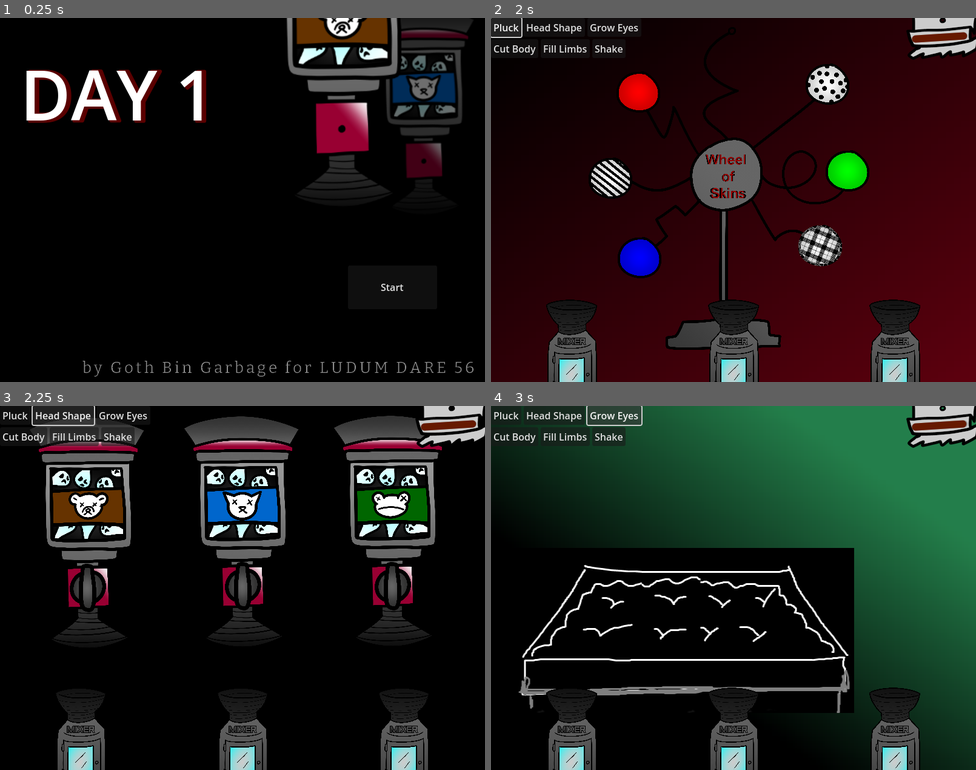
Above: before the commit, frames 1-4 (two rows, left to right).
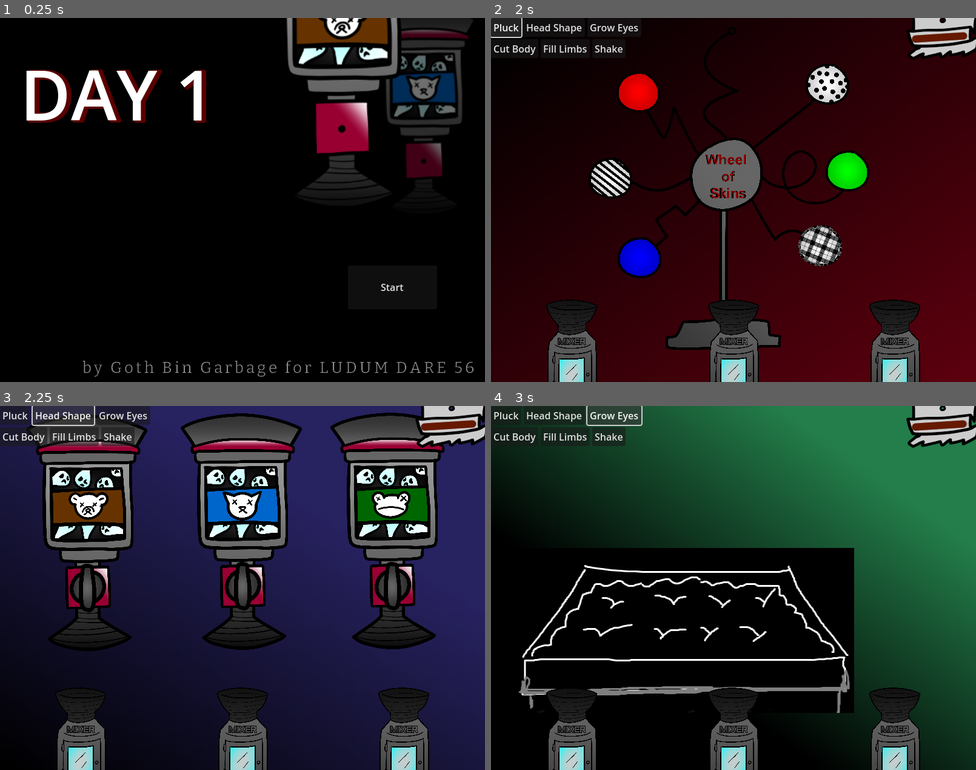
Above: after the commit, the same moments.

Repository: Goth-Bin-Garbage/build_a_dready_bear.swf
Game: Godot game, scene res://main.tscn
The game is run twice, just before and just after one commit, with the same random seed, the same clock (stepped at 60 frames per second) and the same inputs.
Inputs:
- Up to frame 1 (0.25 s): no input
- Up to frame 2 (2 s): click "Start" at 0.5 s; click "Pluck" at 1.25 s
- Up to frame 3 (2.25 s): click "Head Shape" at 2 s
- Up to frame 4 (3 s): click "Grow Eyes" at 2.75 s

Frames 1-2 are identical in both runs. In frame 3, 58% of the frame differs, in the area x 0-100%, y 0-100%; in frame 4, nothing differs.

Commit message:
head station bg

Diff:
--- a/stations/HeadStation.tscn
+++ b/stations/HeadStation.tscn
@@ -8,8 +8,21 @@
 [ext_resource type="Texture2D" uid="uid://bu2sj2orkqff5" path="res://sprites/machine1.png" id="5_baueu"]
 [ext_resource type="Texture2D" uid="uid://s6np2sykew5q" path="res://sprites/machine2.png" id="6_q4psc"]
 
+[sub_resource type="Gradient" id="Gradient_3thn6"]
+colors = PackedColorArray(0, 0, 0, 1, 0.155567, 0.135679, 0.379637, 1)
+
+[sub_resource type="GradientTexture2D" id="GradientTexture2D_23pvx"]
+gradient = SubResource("Gradient_3thn6")
+fill_from = Vector2(0, 1)
+fill_to = Vector2(0.59633, 0.233945)
+
 [node name="HeadStation" type="Node2D"]
 script = ExtResource("1_75abx")
+
+[node name="TextureRect" type="TextureRect" parent="."]
+offset_right = 800.0
+offset_bottom = 603.0
+texture = SubResource("GradientTexture2D_23pvx")
 
 [node name="Music" parent="." instance=ExtResource("1_phd72")]
 stream = ExtResource("3_onq18")
Not shown: 1 places in stations/HeadStation.tscn that only renumber resources
